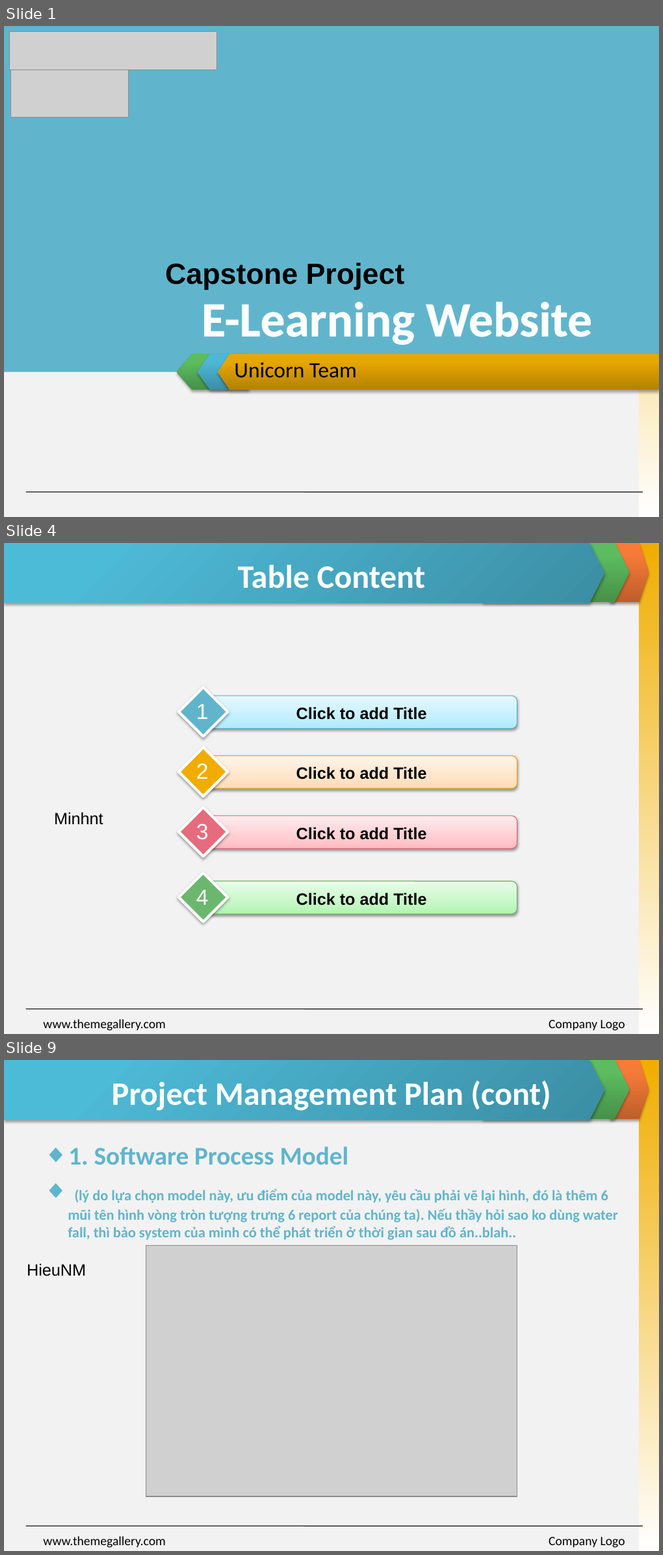
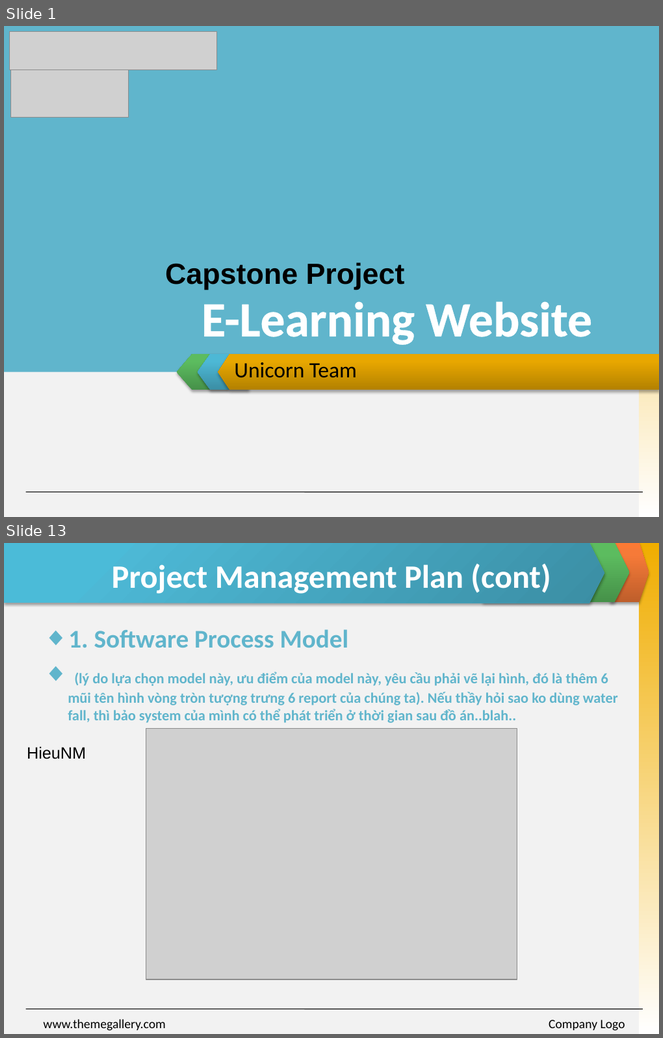
Before and after one commit to skyview059/e-learning-website, a slide deck: Document/Final report/Slide Present E-Learning.pptx. Shown one above the other, each under a label of ours: slides 1, 4 and 9 before the commit, slides 1 and 13 after it; the slides between them are not shown. The pictures are 663x1555 and 663x1038 pixels, drawn with LibreOffice and Linux fonts; fonts in the diff are those of the drawing; grey boxes stand for pictures. Boxes give left, top, right and bottom in pixels: in the first picture for what was removed or moved away, otherwise in the second. Text is boxed around its words. In the diff, an @@ line names an element or a change of style, - is before the commit and + after.

```diff
--- a/Document/Final report/Slide Present E-Learning.pptx
+++ b/Document/Final report/Slide Present E-Learning.pptx
@@ slide 4 removed at (4, 543, 659, 1034), background #F2F2F2; not listed: 5 template elements that a slide beside it also shows @@
@@ title removed at (238, 564, 426, 589) @@
-Table Content
@@ diamond removed at (179, 687, 228, 736) @@
@@ rounded rectangle removed at (206, 696, 517, 728) @@
@@ text removed at (196, 704, 209, 719) @@
-1
@@ text removed at (296, 707, 426, 720) @@
-Click to add Title
@@ diamond removed at (179, 747, 228, 797) @@
@@ rounded rectangle removed at (206, 756, 517, 789) @@
@@ text removed at (196, 763, 209, 779) @@
-2
@@ text removed at (296, 767, 426, 780) @@
-Click to add Title
@@ text removed at (54, 812, 103, 825) @@
-Minhnt
@@ diamond removed at (179, 808, 228, 857) @@
@@ text removed at (196, 824, 209, 840) @@
-3
@@ rounded rectangle removed at (206, 816, 517, 849) @@
@@ text removed at (296, 827, 426, 840) @@
-Click to add Title
@@ diamond removed at (179, 873, 228, 923) @@
@@ text removed at (196, 890, 209, 905) @@
-4
@@ rounded rectangle removed at (206, 882, 517, 915) @@
@@ text removed at (296, 893, 426, 906) @@
-Click to add Title
@@ text removed at (43, 1019, 165, 1031) @@
-www.themegallery.com
@@ text removed at (549, 1020, 625, 1031) @@
-Company Logo
@@ what was slide 9 is now slide 13 @@
```
Also in this commit, not shown: 4 slides changed, 7 slides added, 2 other slides removed.
